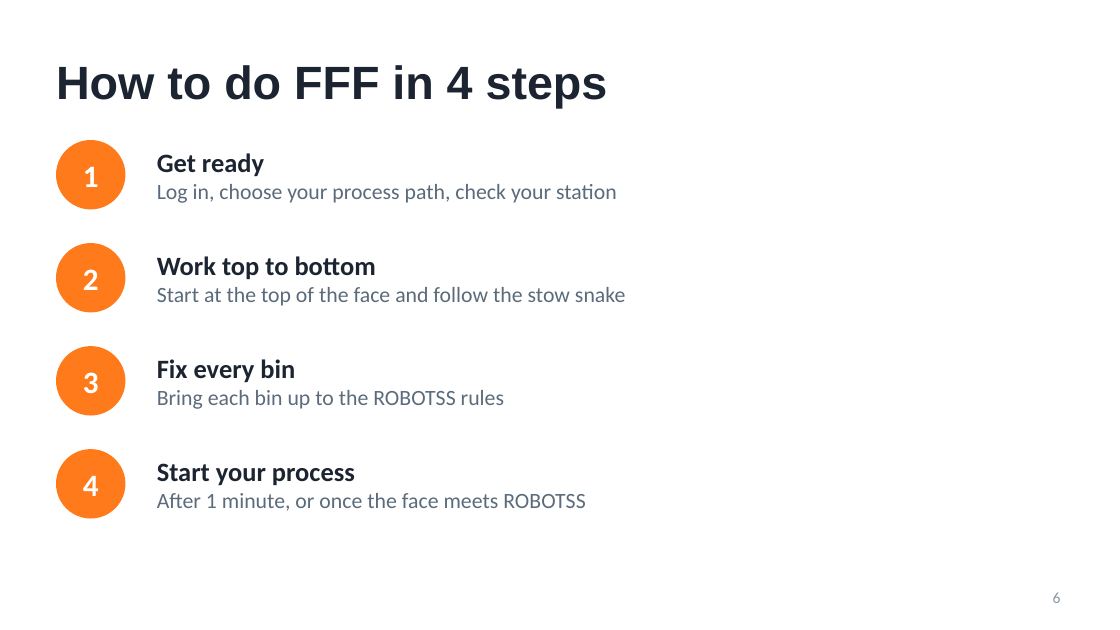
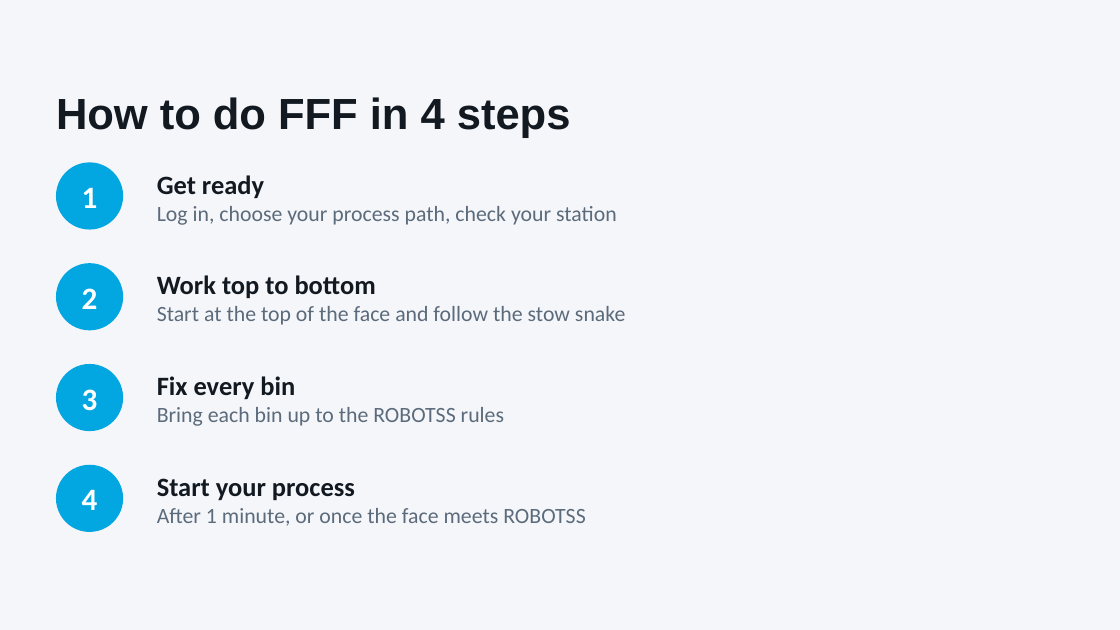
Before and after one commit to vanfryddie/beanstalkx, a slide deck: slide 6 of APMT_Coaching_FFF_ROBOTSS.pptx. Drawn at 1120x630 pixels with LibreOffice and Linux fonts; fonts in the diff are those of the drawing; background and template pictures are left out. Boxes give left, top, right and bottom in pixels: in the first picture for what was removed or moved away, otherwise in the second. Text is boxed around its words. In the diff, an @@ line names an element or a change of style, - is before the commit and + after.

```diff
--- a/APMT_Coaching_FFF_ROBOTSS.pptx
+++ b/APMT_Coaching_FFF_ROBOTSS.pptx
@@ background #FFFFFF to #F5F6FA @@
@@ title "How to do FFF in ...": place and size @@
-title "How to do FFF in ..." at [56, 65, 608, 109]
+title "How to do FFF in ..." at [56, 97, 571, 138]
@@ title "How to do FFF in ..." at [56, 97, 571, 138]: size 30 to 28 pt, text colour #1B2430 to #121921 @@
@@ 5 texts, 3 ellipses: place and size @@
-5 texts, 3 ellipses at [56, 140, 625, 416]
+5 texts, 3 ellipses at [56, 162, 625, 431]
@@ fill #FF7A1A to #02A6E1 in 4 elements at [56, 465, 123, 532], [56, 364, 123, 431], [56, 263, 123, 330], [56, 162, 123, 230] @@
@@ text at [157, 175, 264, 198]: text colour #1B2430 to #121921 in "Get ready" @@
@@ text at [157, 275, 376, 298]: text colour #1B2430 to #121921 in "Work top to bottom" @@
@@ text at [157, 376, 295, 399]: text colour #1B2430 to #121921 in "Fix every bin" @@
@@ 3 texts, 1 ellipse: place and size @@
-3 texts, 1 ellipse at [56, 359, 585, 519]
+3 texts, 1 ellipse at [56, 376, 585, 532]
@@ text at [157, 478, 355, 500]: text colour #1B2430 to #121921 in "Start your process" @@
@@ page number removed at [1053, 592, 1061, 603] @@
-6
```
Also in this commit, not shown: 13 other slides changed, 1 slide added, 1 slide removed.
